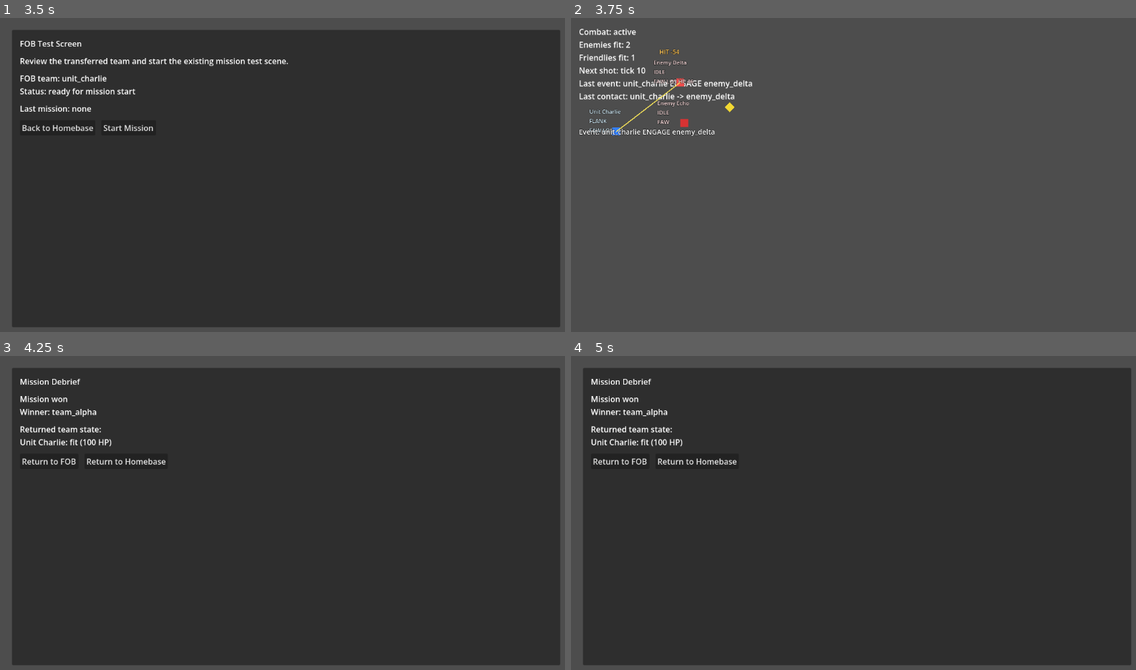
Above: before the commit, frames 1-4 (two rows, left to right).
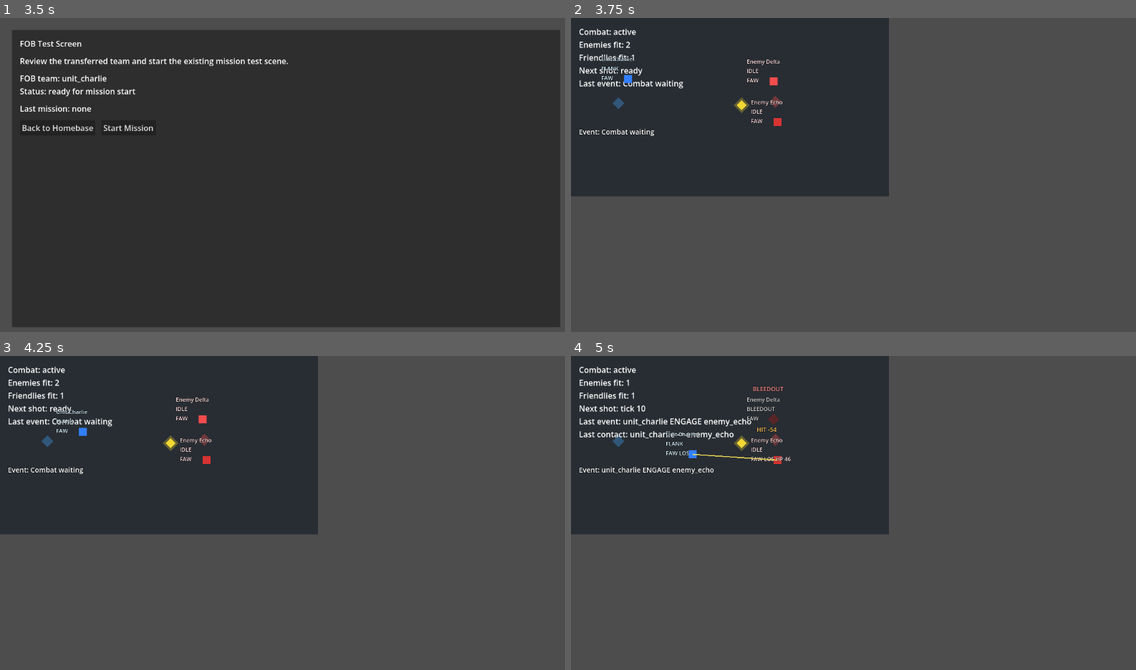
Above: after the commit, the same moments.

Repository: 0klabauta0-jpg/Sternenbuergerchen
Game: Godot game, scene res://scenes/meta/meta_layer_test.tscn
Same seed, same stepped clock (60 frames per second), same inputs: the game is played once before the commit and once after it.
Inputs:
- Up to frame 1 (3.5 s): click "Unit Alpha (unit_alpha / team…" at 0.5 s; click "Unit Bravo (unit_bravo / team…" at 1.25 s; click "Unit Charlie (unit_charlie / …" at 2 s; click "Transfer Team to FOB" at 2.75 s
- Up to frame 2 (3.75 s): click "Start Mission" at 3.5 s
- Up to frame 3 (4.25 s): no input
- Up to frame 4 (5 s): no input

Frame 1 is identical in both runs. In frame 2, 31% of the frame differs, in the area x 0-57%, y 0-57%; in frame 3, 68%; in frame 4, 69%, in the area x 0-100%, y 0-99%.

Commit message:
Add minimal map definition and loader

Diff:
--- /dev/null
+++ b/scenes/maps/test_map_v1.tscn
@@ -0,0 +1,28 @@
+[gd_scene load_steps=3 format=3]
+
+[ext_resource type="Script" path="res://scripts/maps/map_scene_root.gd" id="1_root"]
+[ext_resource type="Resource" path="res://scenes/maps/test_map_v1_definition.tres" id="2_definition"]
+
+[node name="TestMapV1" type="Node2D"]
+script = ExtResource("1_root")
+map_definition = ExtResource("2_definition")
+
+[node name="Ground" type="Polygon2D" parent="."]
+z_index = -10
+color = Color(0.16, 0.18, 0.2, 1)
+polygon = PackedVector2Array(0, 0, 640, 0, 640, 360, 0, 360)
+
+[node name="FriendlySpawnMarker" type="Polygon2D" parent="."]
+position = Vector2(96, 172)
+color = Color(0.25, 0.65, 1, 0.35)
+polygon = PackedVector2Array(-12, 0, 0, -12, 12, 0, 0, 12)
+
+[node name="EnemySpawnMarker" type="Polygon2D" parent="."]
+position = Vector2(412, 169)
+color = Color(1, 0.3, 0.3, 0.35)
+polygon = PackedVector2Array(-12, 0, 0, -12, 12, 0, 0, 12)
+
+[node name="ObjectiveMarker" type="Polygon2D" parent="."]
+position = Vector2(344, 176)
+color = Color(0.95, 0.85, 0.2, 0.3)
+polygon = PackedVector2Array(-16, 0, 0, -16, 16, 0, 0, 16)
--- /dev/null
+++ b/scenes/maps/test_map_v1_definition.tres
@@ -0,0 +1,12 @@
+[gd_resource type="Resource" script_class="MapDefinition" load_steps=2 format=3]
+
+[ext_resource type="Script" path="res://scripts/maps/map_definition.gd" id="1_script"]
+
+[resource]
+script = ExtResource("1_script")
+map_id = "test_map_v1"
+spawn_alpha = Vector2(96, 112)
+spawn_bravo = Vector2(408, 128)
+objective_position = Vector2(344, 176)
+friendly_spawn_points = Array[Vector2]([Vector2(96, 112), Vector2(96, 172), Vector2(96, 232)])
+enemy_spawn_points = Array[Vector2]([Vector2(408, 128), Vector2(416, 210)])
--- a/scenes/tests/mission_reactivity_test.tscn
+++ b/scenes/tests/mission_reactivity_test.tscn
@@ -10,8 +10,11 @@
 [ext_resource type="Script" path="res://scripts/tests/mission_test_setup.gd" id="8_setup"]
 [ext_resource type="Script" path="res://scripts/tests/mission_command_flow_driver.gd" id="9_flow"]
 [ext_resource type="Script" path="res://scripts/tests/mission_combat_loop_driver.gd" id="10_combat"]
+[ext_resource type="PackedScene" path="res://scenes/maps/test_map_v1.tscn" id="11_map"]
 
 [node name="MissionReactivityTest" type="Node2D"]
+
+[node name="MapRoot" parent="." instance=ExtResource("11_map")]
 
 [node name="StatusLabel" type="Label" parent="."]
 offset_left = 16.0
@@ -106,6 +109,8 @@
 runtime_leader_path = NodePath("../RuntimeLeader")
 unit_registry_path = NodePath("../UnitRegistry")
 ftl_registry_path = NodePath("../FTLRegistry")
+map_root_path = NodePath("../MapRoot")
+target_marker_path = NodePath("../TargetMarker")
 unit_paths = Array[NodePath]([NodePath("../UnitAlpha"), NodePath("../UnitBravo"), NodePath("../UnitCharlie"), NodePath("../EnemyDelta"), NodePath("../EnemyEcho")])
 
 [node name="DefendFlowDriver" type="Node" parent="."]
--- /dev/null
+++ b/scripts/maps/map_definition.gd
@@ -0,0 +1,9 @@
+class_name MapDefinition
+extends Resource
+
+@export var map_id: String = ""
+@export var spawn_alpha: Vector2 = Vector2.ZERO
+@export var spawn_bravo: Vector2 = Vector2.ZERO
+@export var objective_position: Vector2 = Vector2.ZERO
+@export var friendly_spawn_points: Array[Vector2] = []
+@export var enemy_spawn_points: Array[Vector2] = []
--- /dev/null
+++ b/scripts/maps/map_loader.gd
@@ -0,0 +1,23 @@
+class_name MapLoader
+extends RefCounted
+
+const MAP_DEFINITION_SCRIPT: GDScript = preload("res://scripts/maps/map_definition.gd")
+
+
+static func instantiate_map(map_scene: PackedScene) -> Node:
+	if map_scene == null:
+		return null
+
+	return map_scene.instantiate()
+
+
+static func get_map_definition(map_root: Node, fallback_definition: Resource = null) -> Resource:
+	if map_root != null and map_root.has_method("get_map_definition"):
+		var map_definition = map_root.call("get_map_definition")
+		if map_definition is Resource and map_definition.get_script() == MAP_DEFINITION_SCRIPT:
+			return map_definition
+
+	if fallback_definition is Resource and fallback_definition.get_script() == MAP_DEFINITION_SCRIPT:
+		return fallback_definition
+
+	return null
--- /dev/null
+++ b/scripts/maps/map_scene_root.gd
@@ -0,0 +1,8 @@
+class_name MapSceneRoot
+extends Node2D
+
+@export var map_definition: Resource
+
+
+func get_map_definition() -> Resource:
+	return map_definition
--- a/scripts/tests/mission_test_setup.gd
+++ b/scripts/tests/mission_test_setup.gd
@@ -1,9 +1,17 @@
 extends Node
+
+const MAP_LOADER_SCRIPT: GDScript = preload("res://scripts/maps/map_loader.gd")
+const MAP_DEFINITION_SCRIPT: GDScript = preload("res://scripts/maps/map_definition.gd")
+const FRIENDLY_SPAWN_ROW_SPACING: float = 60.0
+const ENEMY_SPAWN_ROW_SPACING: float = 82.0
 
 @export var team_id: String = "team_alpha"
 @export var runtime_leader_path: NodePath
 @export var unit_registry_path: NodePath
 @export var ftl_registry_path: NodePath
+@export var map_root_path: NodePath
+@export var target_marker_path: NodePath
+@export var fallback_map_definition: Resource
 @export var unit_paths: Array[NodePath] = []
 @export var selected_team_unit_ids: PackedStringArray = []
 
@@ -20,6 +28,8 @@
 	if runtime_leader == null or unit_registry == null or ftl_registry == null:
 		push_warning("MissionTestSetup requires direct references to RuntimeLeader, UnitRegistry and FTLRegistry.")
 		return
+
+	_apply_map_definition(_resolve_map_definition())
 
 	var first_unit: Node = null
 	for unit_path in unit_paths:
@@ -60,3 +70,114 @@
 		return true
 
 	return selected_team_unit_ids.has(unit_id)
+
+
+func _resolve_map_definition() -> Resource:
+	var map_root = get_node_or_null(map_root_path)
+	return MAP_LOADER_SCRIPT.get_map_definition(map_root, fallback_map_definition)
+
+
+func _apply_map_definition(map_definition: Resource) -> void:
+	if not _is_map_definition_resource(map_definition):
+		return
+
+	var friendly_spawn_points: Array = []
+	var raw_friendly_spawn_points: Variant = map_definition.get("friendly_spawn_points")
+	if raw_friendly_spawn_points != null:
+		friendly_spawn_points = Array(raw_friendly_spawn_points)
+
+	var enemy_spawn_points: Array = []
+	var raw_enemy_spawn_points: Variant = map_definition.get("enemy_spawn_points")
+	if raw_enemy_spawn_points != null:
+		enemy_spawn_points = Array(raw_enemy_spawn_points)
+
+	_apply_unit_positions(
+		_get_selected_friendly_units(),
+		_build_spawn_positions(
+			Vector2(map_definition.get("spawn_alpha")),
+			friendly_spawn_points,
+			_get_selected_friendly_units().size(),
+			FRIENDLY_SPAWN_ROW_SPACING
+		)
+	)
+	_apply_unit_positions(
+		_get_enemy_units(),
+		_build_spawn_positions(
+			Vector2(map_definition.get("spawn_bravo")),
+			enemy_spawn_points,
+			_get_enemy_units().size(),
+			ENEMY_SPAWN_ROW_SPACING
+		)
+	)
+	_apply_objective_position(Vector2(map_definition.get("objective_position")))
+
+
+func _get_selected_friendly_units() -> Array:
+	var friendly_units: Array = []
+	for unit_path in unit_paths:
+		var unit = get_node_or_null(unit_path)
+		if unit == null or not unit.has_method("get_team_id") or not unit.has_method("get_unit_id"):
+			continue
+
+		if String(unit.call("get_team_id")) != team_id:
+			continue
+
+		if not _is_selected_friendly_unit(String(unit.call("get_unit_id"))):
+			continue
+
+		friendly_units.append(unit)
+
+	return friendly_units
+
+
+func _get_enemy_units() -> Array:
+	var enemy_units: Array = []
+	for unit_path in unit_paths:
+		var unit = get_node_or_null(unit_path)
+		if unit == null or not unit.has_method("get_team_id"):
+			continue
+
+		if String(unit.call("get_team_id")) == team_id:
+			continue
+
+		enemy_units.append(unit)
+
+	return enemy_units
+
+
+func _build_spawn_positions(
+	base_spawn: Vector2,
+	explicit_spawn_points: Array[Vector2],
+	required_count: int,
+	row_spacing: float
+) -> Array[Vector2]:
+	var spawn_positions: Array[Vector2] = []
+	for spawn_point in explicit_spawn_points:
+		spawn_positions.append(spawn_point)
+		if spawn_positions.size() >= required_count:
+			return spawn_positions
+
+	var next_spawn_index: int = spawn_positions.size()
+	while spawn_positions.size() < required_count:
+		spawn_positions.append(base_spawn + Vector2(0.0, row_spacing * next_spawn_index))
+		next_spawn_index += 1
+
+	return spawn_positions
+
+
+func _apply_unit_positions(units: Array, spawn_positions: Array[Vector2]) -> void:
+	var position_count: int = mini(units.size(), spawn_positions.size())
+	for unit_index in range(position_count):
+		var unit = units[unit_index]
+		if unit is Node2D:
+			(unit as Node2D).position = spawn_positions[unit_index]
+
+
+func _apply_objective_position(objective_position: Vector2) -> void:
+	var target_marker = get_node_or_null(target_marker_path)
+	if target_marker is Node2D:
+		(target_marker as Node2D).position = objective_position
+
+
+func _is_map_definition_resource(resource: Resource) -> bool:
+	return resource != null and resource.get_script() == MAP_DEFINITION_SCRIPT
Not shown: 1 places in scenes/tests/mission_reactivity_test.tscn that only renumber resources
Not shown, changed: docs/IMPLEMENTATION_STATUS.md
